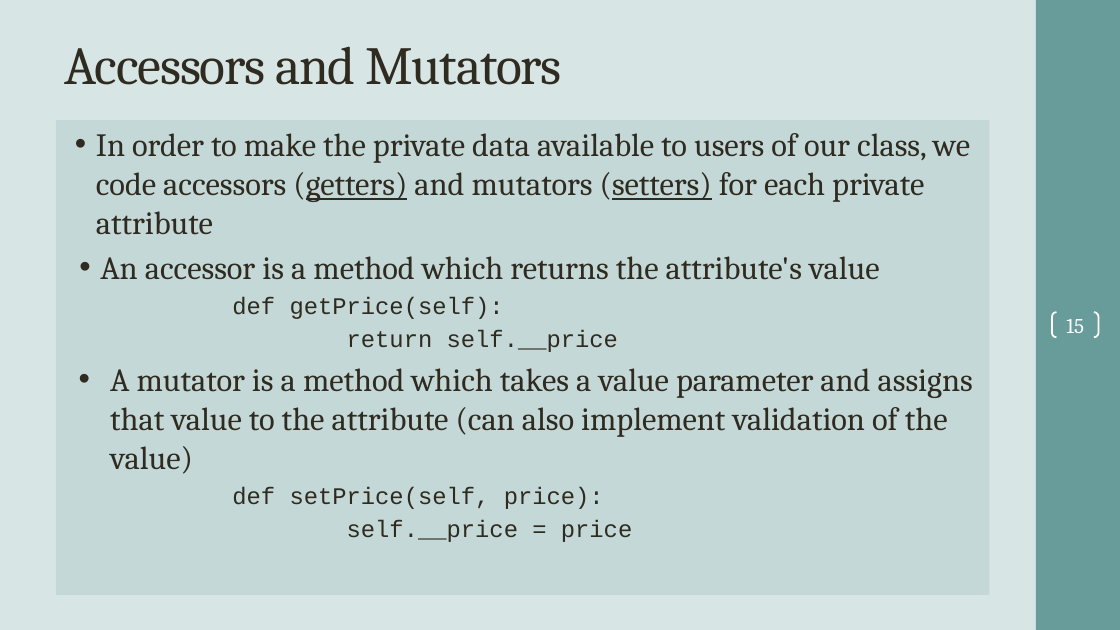
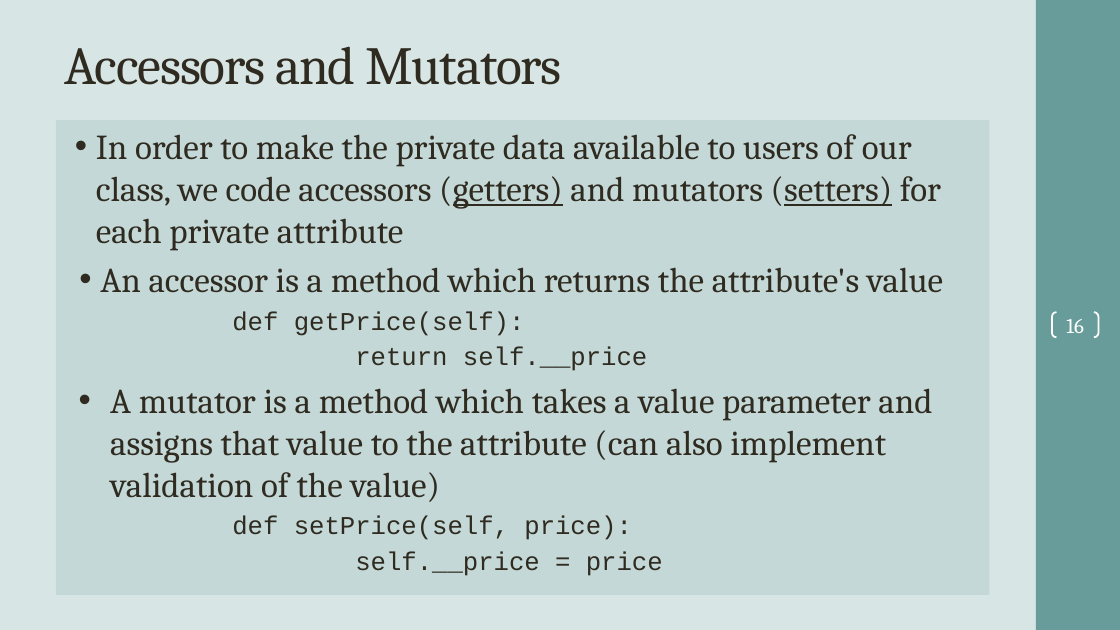
Before and after one commit to ProfBrauda/CTS2456CRepo, a slide deck: slide 16 of COP2034C-Module7.pptx (slide 15 before the commit). Drawn at 1120x630 pixels with LibreOffice and Linux fonts; fonts in the diff are those of the drawing; background and template pictures are left out. Boxes give left, top, right and bottom in pixels: in the first picture for what was removed or moved away, otherwise in the second. Text is boxed around its words. In the diff, an @@ line names an element or a change of style, - is before the commit and + after.

Commit message:
made changes to GPA1-B

```diff
--- a/COP2034C-Module7.pptx
+++ b/COP2034C-Module7.pptx
@@ text "In order to make the ..." at [56,120,990,595]: size 27.8 to 30 pt in "In order to make the private data ...", "An accessor is a method which returns ...", "A mutator is a method which takes ..."; size 20.4 to 22 pt in "def getPrice(self):", "return self.__price", "def setPrice(self, price):", "self.__price = price" @@
@@ page number at [1066,319,1083,333]: text changed @@
-15
+16
```
Also in this commit, not shown: 2 slides added.
